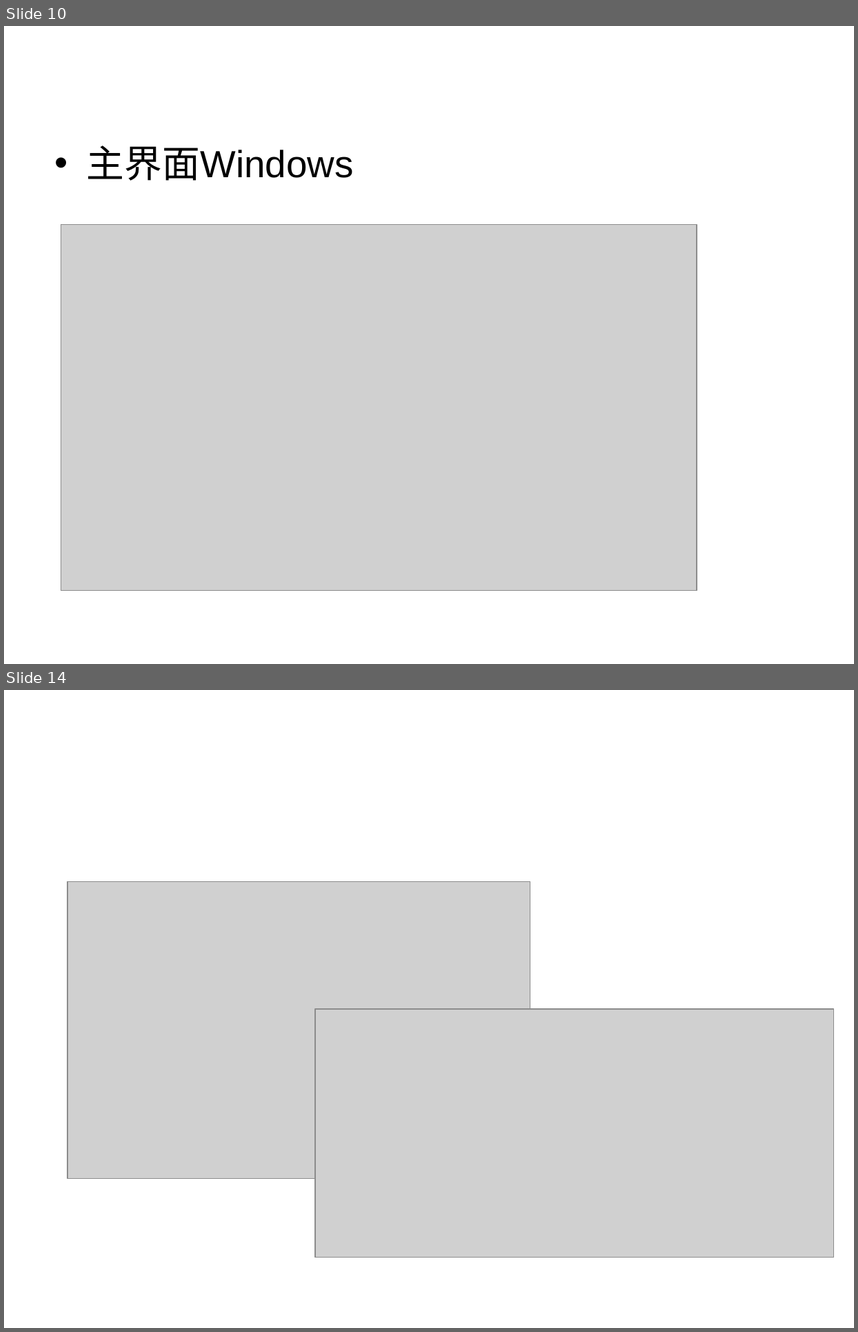
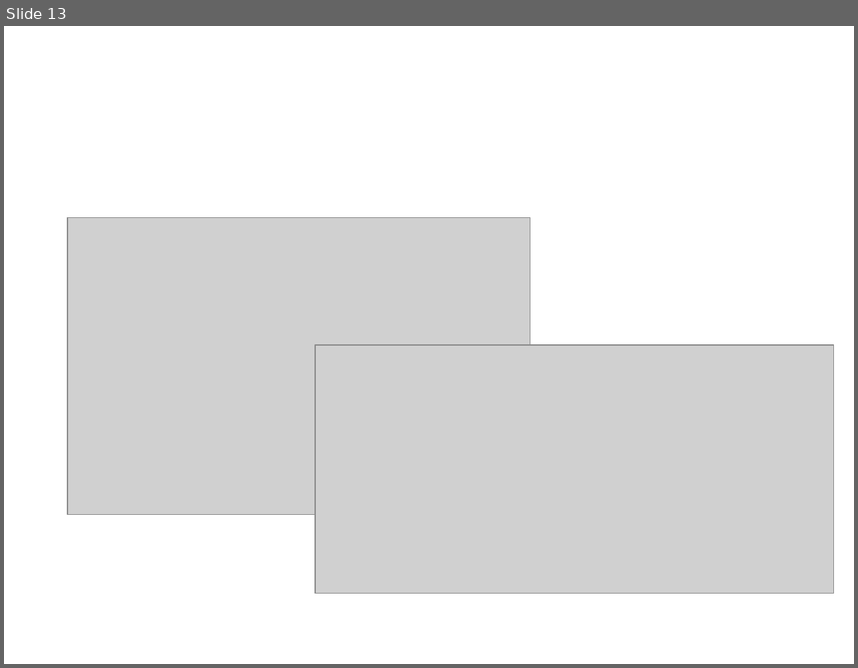
Before and after one commit to aihes/PylonCamera, a slide deck: paper/激光散斑系统CCD相机数据采集控制软件设计.ppt. Shown one above the other, each under a label of ours: slides 10 and 14 before the commit, slide 13 after it; the slides between them are not shown. The pictures are 858x1332 and 858x668 pixels, drawn with LibreOffice and Linux fonts; fonts in the diff are those of the drawing; grey boxes stand for pictures; background and template pictures are left out. Boxes give left, top, right and bottom in pixels: in the first picture for what was removed or moved away, otherwise in the second. Text is boxed around its words. In the diff, an @@ line names an element or a change of style, - is before the commit and + after.

```diff
--- a/paper/激光散斑系统CCD相机数据采集控制软件设计.ppt
+++ b/paper/激光散斑系统CCD相机数据采集控制软件设计.ppt
@@ slide 10 removed at [4, 26, 854, 664], background picture (left out) @@
@@ text removed at [87, 145, 354, 181] @@
-• 主界面Windows
@@ picture removed at [61, 224, 697, 590] @@
@@ what was slide 14 is now slide 13 @@
```
Also in this commit, not shown: 15 slides changed, 1 other file.
